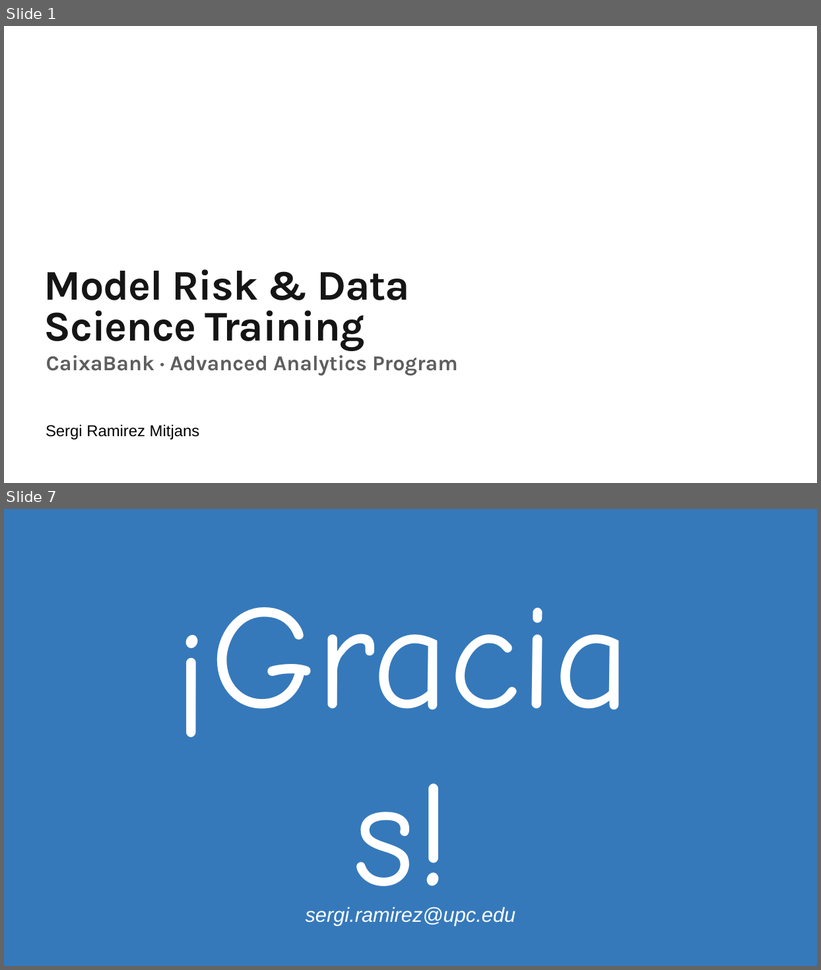
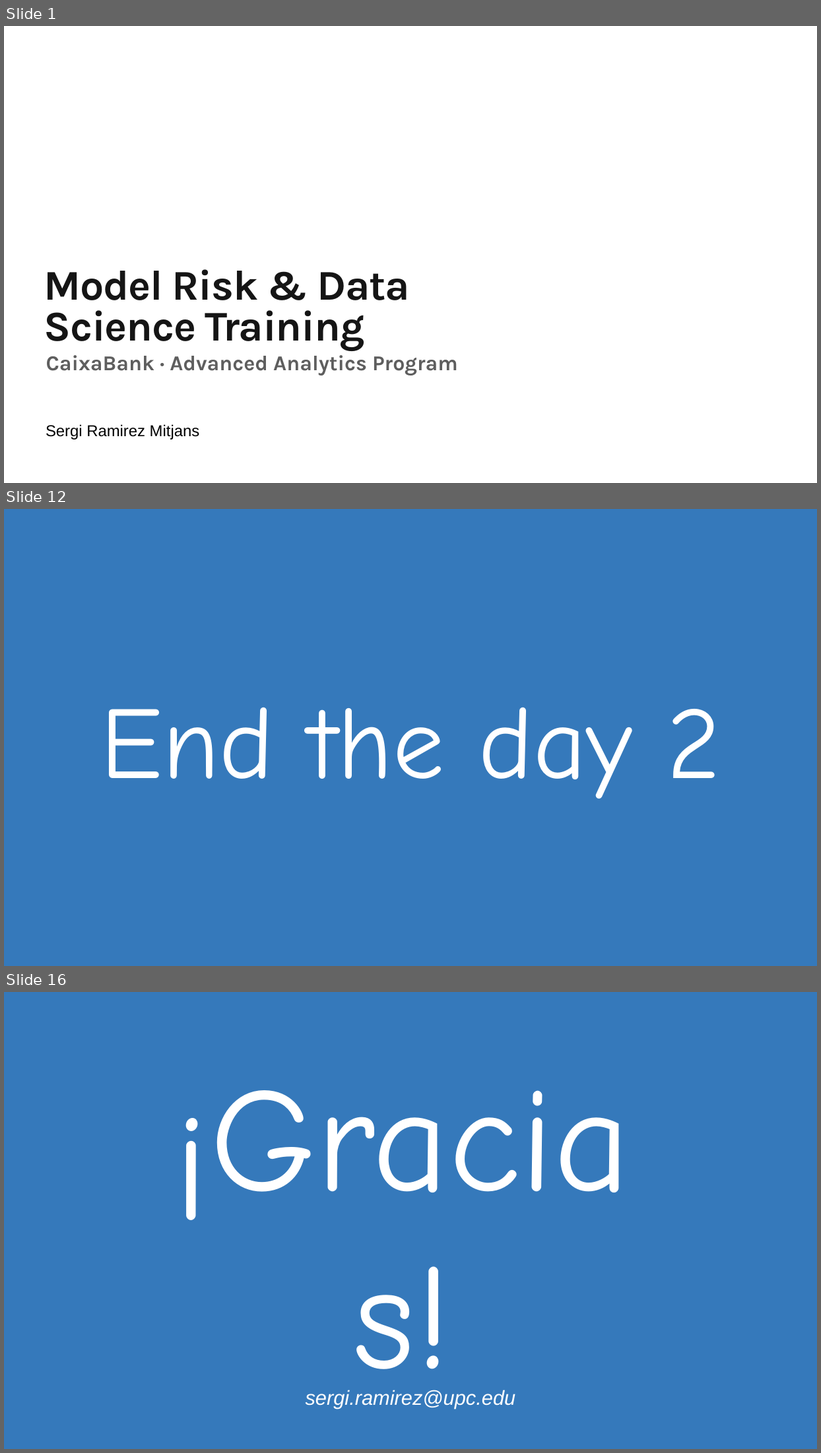
Before and after one commit to ramitjansIA/caixabank_formacion, a slide deck: 26Workshop.pptx. Shown one above the other, each under a label of ours: slides 1 and 7 before the commit, slides 1, 12 and 16 after it; the slides between them are not shown. The pictures are 821x970 and 821x1453 pixels, drawn with LibreOffice and Linux fonts; fonts in the diff are those of the drawing; background and template pictures are left out. Boxes give left, top, right and bottom in pixels: in the first picture for what was removed or moved away, otherwise in the second. Text is boxed around its words. In the diff, an @@ line names an element or a change of style, - is before the commit and + after.

```diff
--- a/26Workshop.pptx
+++ b/26Workshop.pptx
@@ slide 12 added at (x1=4, y1=509, x2=817, y2=966), background #3579BB @@
@@ text added at (x1=100, y1=707, x2=721, y2=799), 243 pt, text #FFFFFF @@
+End the day 2
@@ what was slide 7 is now slide 16 @@
```
Also in this commit, not shown: 1 slide changed, 13 other slides added, 4 slides removed.
